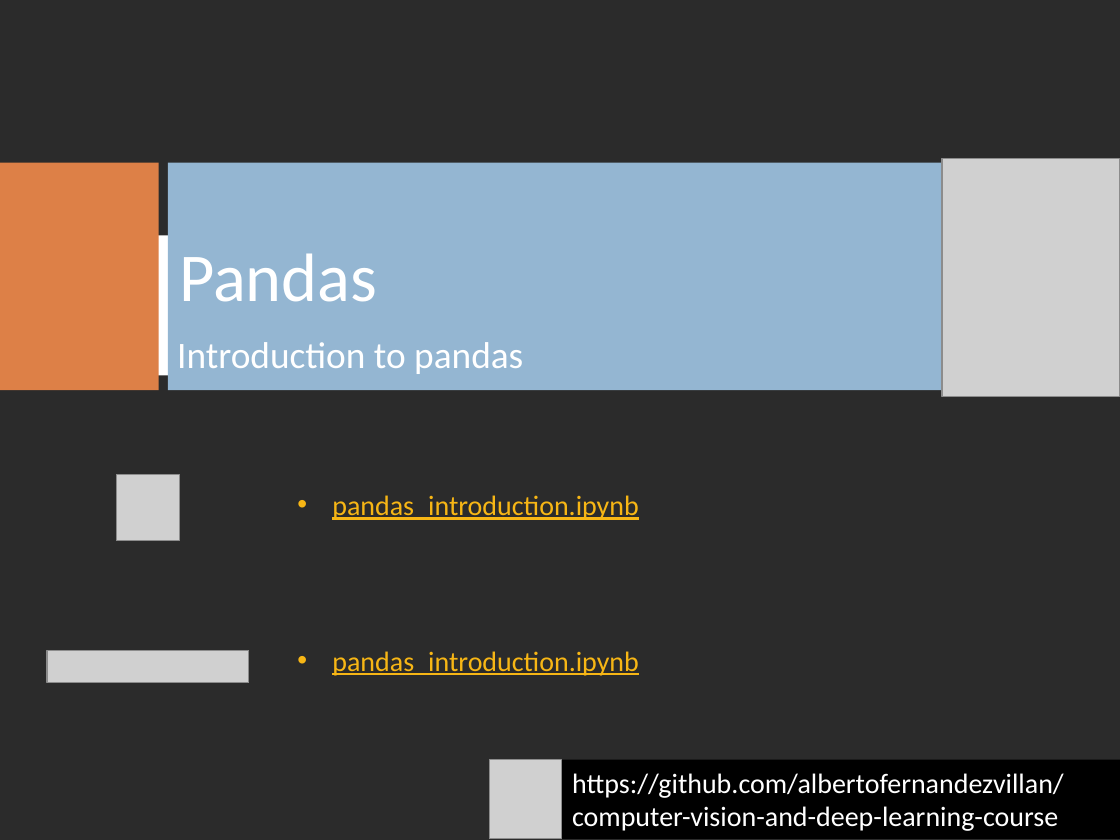
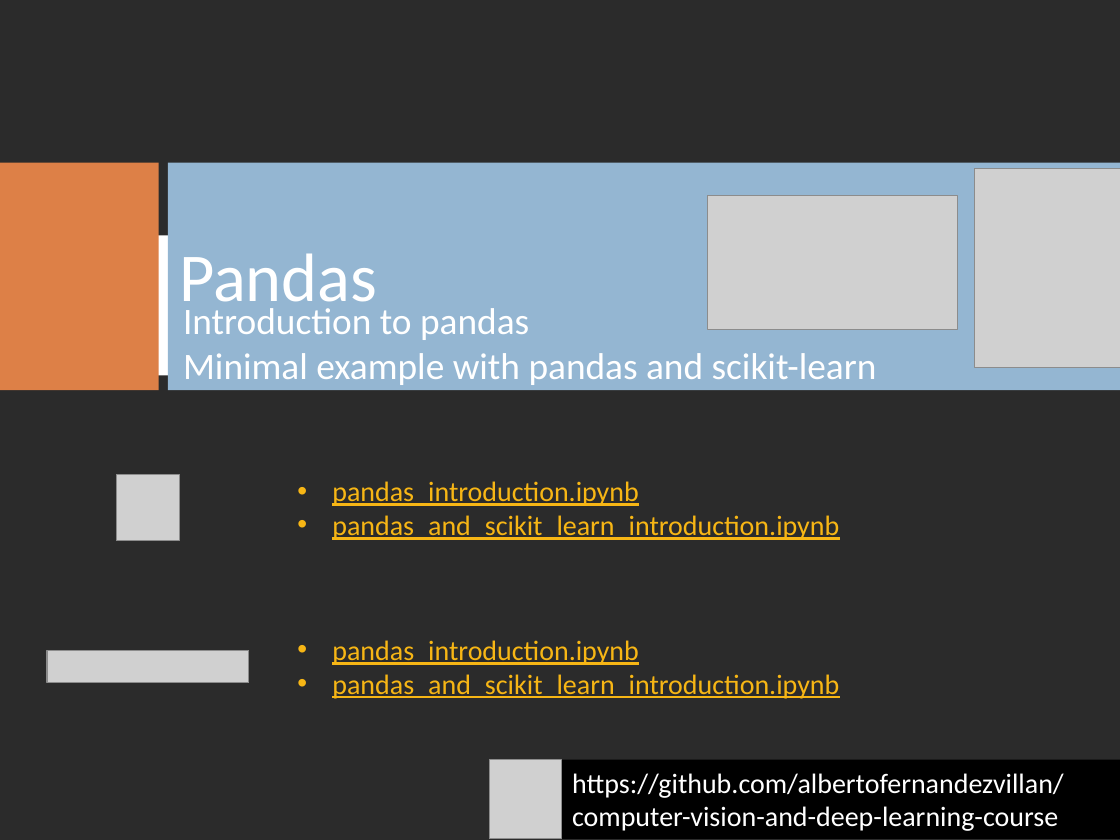
Before and after one commit to albertofernandezvillan/computer-vision-and-deep-learning-course, a slide deck: slide 2 of presentations/Pandas_introduction.pptx. Drawn at 1120x840 pixels with LibreOffice and Linux fonts; fonts in the diff are those of the drawing; grey boxes stand for pictures; background and template pictures are left out; a plain dark background stands for a picture behind light text. Boxes give left, top, right and bottom in pixels: in the first picture for what was removed or moved away, otherwise in the second. Text is boxed around its words. In the diff, an @@ line names an element or a change of style, - is before the commit and + after.

```diff
--- a/presentations/Pandas_introduction.pptx
+++ b/presentations/Pandas_introduction.pptx
@@ picture resized from (x1=942, y1=159, x2=1120, y2=396) to (x1=974, y1=168, x2=1120, y2=367) @@
@@ picture added at (x1=707, y1=195, x2=956, y2=329) @@
@@ text "Introduction to pandas" moved from (x1=177, y1=342, x2=523, y2=374) to (x1=183, y1=308, x2=877, y2=385) @@
@@ text at (x1=183, y1=353, x2=877, y2=385): paragraph added @@
+Minimal example with pandas and scikit-learn
@@ text "pandas_introduction.ipynb" moved from (x1=332, y1=495, x2=638, y2=520) to (x1=332, y1=481, x2=839, y2=540) @@
@@ text at (x1=332, y1=515, x2=839, y2=540): paragraph added @@
+• pandas_and_scikit_learn_introduction.ipynb
@@ text "pandas_introduction.ipynb" moved from (x1=332, y1=651, x2=638, y2=676) to (x1=332, y1=640, x2=839, y2=699) @@
@@ text at (x1=332, y1=674, x2=839, y2=699): paragraph added @@
+• pandas_and_scikit_learn_introduction.ipynb
```
Also in this commit, not shown: 1 other slide changed, 1 slide added.
